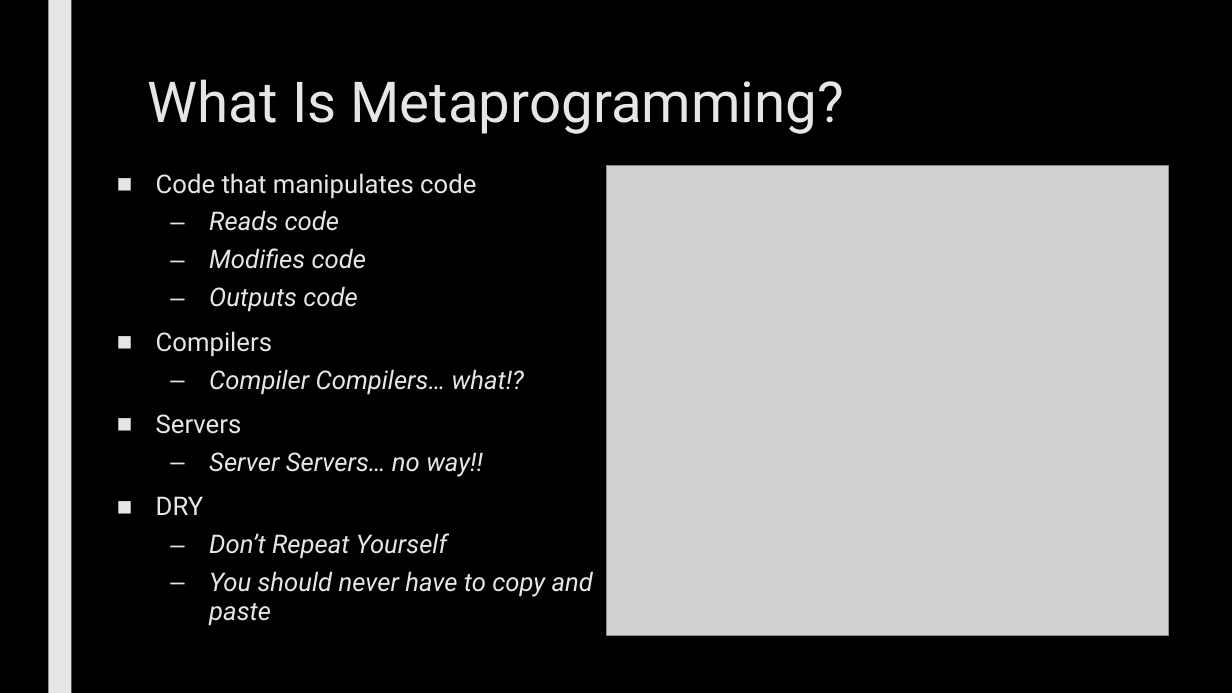
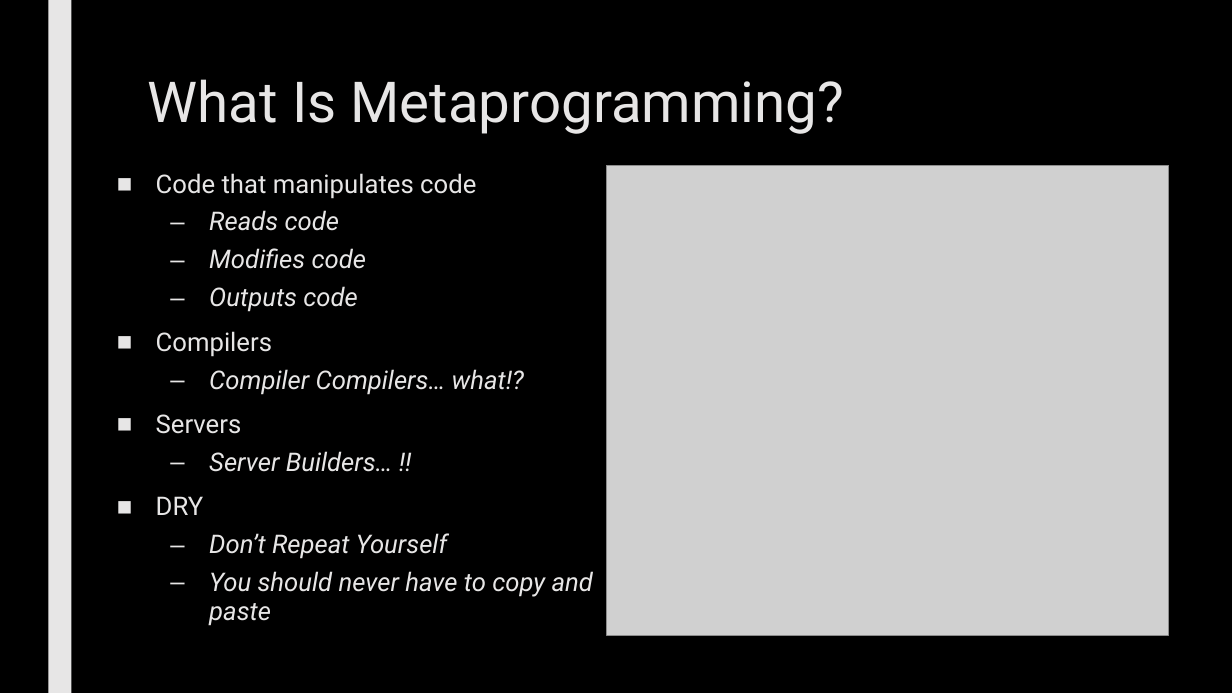
Before and after one commit to max7patek/metaprogramming, a slide deck: slide 3 of slides/00-OOPython.pptx. Drawn at 1232x693 pixels with LibreOffice and Linux fonts; fonts in the diff are those of the drawing; grey boxes stand for pictures. Boxes give left, top, right and bottom in pixels: in the first picture for what was removed or moved away, otherwise in the second. Text is boxed around its words. In the diff, an @@ line names an element or a change of style, - is before the commit and + after.

```diff
--- a/slides/00-OOPython.pptx
+++ b/slides/00-OOPython.pptx
@@ text at (209,451,393,472): text changed @@
-  – Server Servers… no way!!
+  – Server Builders… !!
```
Also in this commit, not shown: 7 other slides changed, 1 slide added, 2 slides removed.
